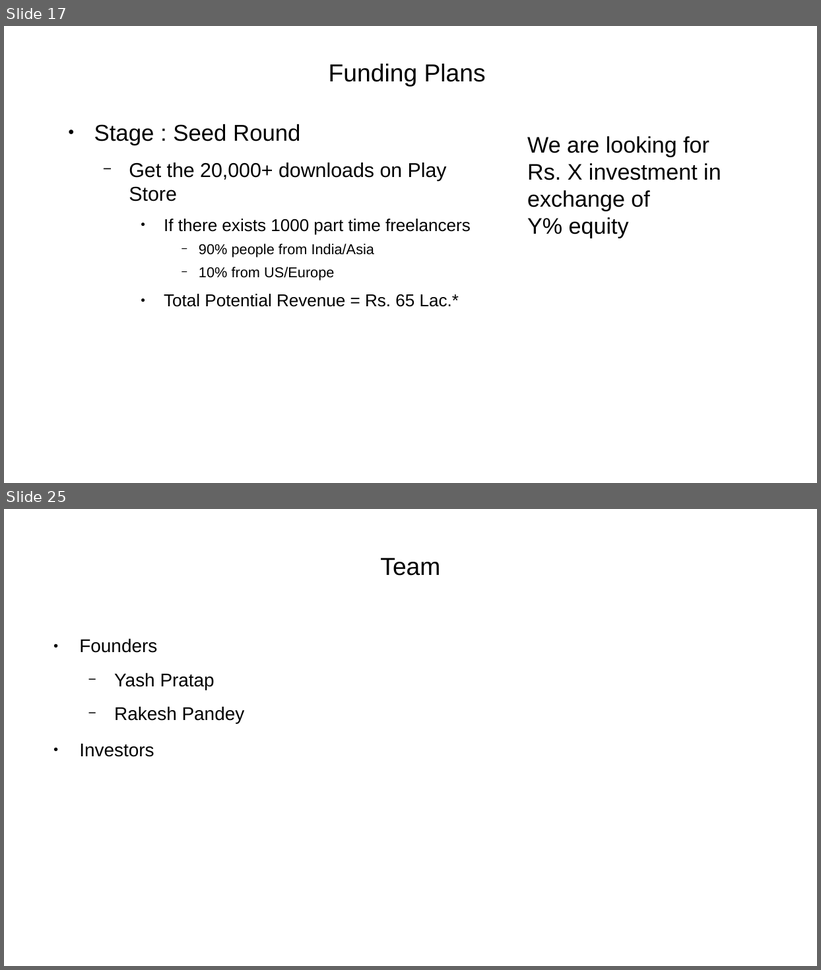
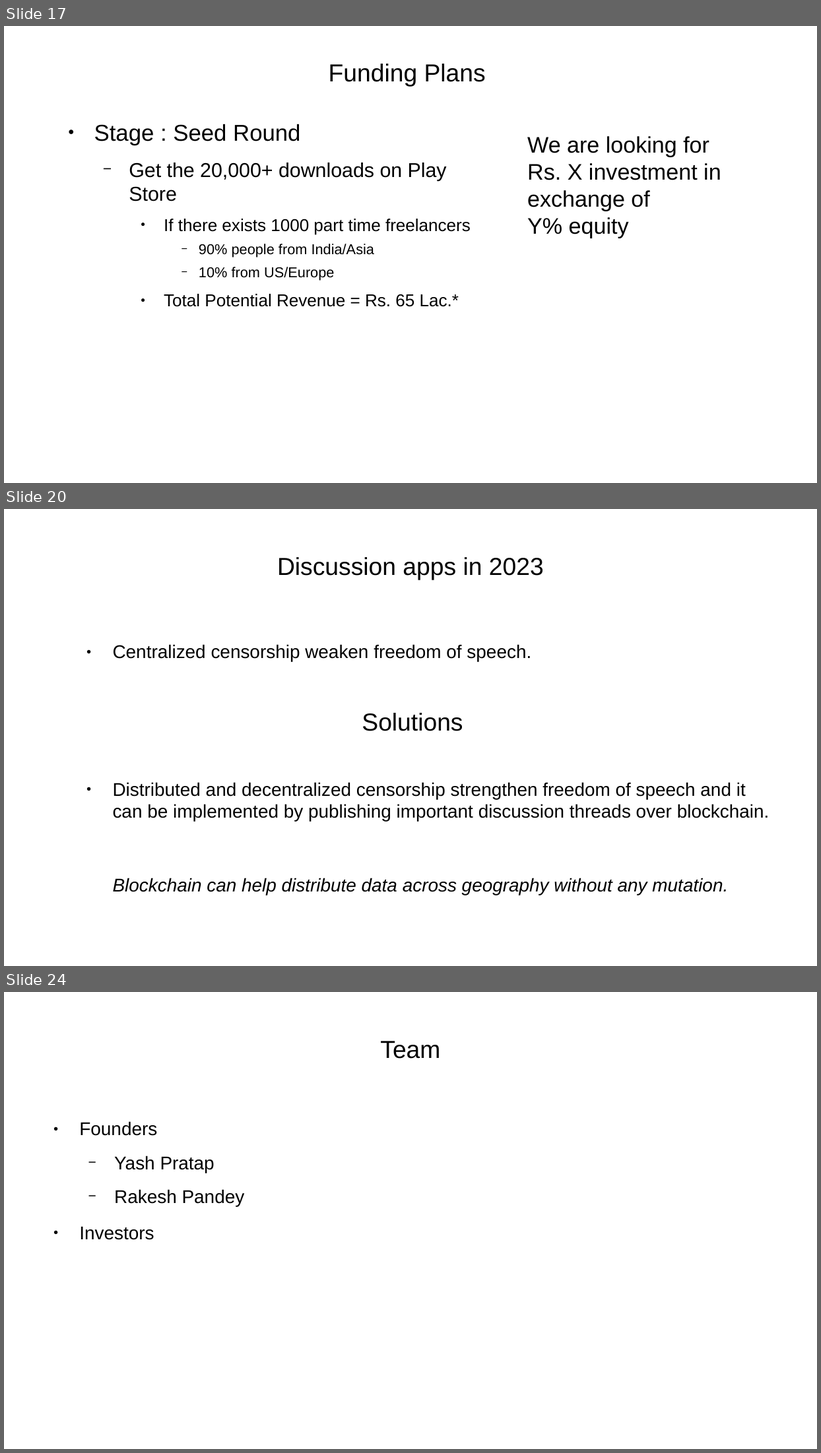
Before and after one commit to yashp241195/startupPitch, a slide deck: pitch.odp. Shown one above the other, each under a label of ours: slides 17 and 25 before the commit, slides 17, 20 and 24 after it; the slides between them are not shown. The pictures are 821x970 and 821x1453 pixels, drawn with LibreOffice and Linux fonts; fonts in the diff are those of the drawing. Boxes give left, top, right and bottom in pixels: in the first picture for what was removed or moved away, otherwise in the second. Text is boxed around its words. In the diff, an @@ line names an element or a change of style, - is before the commit and + after.

```diff
--- a/pitch.odp
+++ b/pitch.odp
@@ slide 20 added at [4,509,817,966], background #FFFFFF @@
@@ title added at [277,557,544,580], 24 pt, text #000000 @@
+Discussion apps in 2023
@@ text added at [113,644,531,662], 18 pt, text #000000 @@
+● Centralized censorship weaken freedom of speech.
@@ title added at [362,713,463,731], 24 pt, text #000000 @@
+Solutions
@@ text added at [113,782,770,895], 18 pt, text #000000 @@
+● Distributed and decentralized censorship strengthen freedom of speech and it can be implemented by publishing important discussion threads over blockchain.
+Blockchain can help distribute data across geography without any mutation.
@@ what was slide 25 is now slide 24 @@
```
Also in this commit, not shown: 9 slides changed, 2 other slides added, 4 slides removed, 1 other file.
